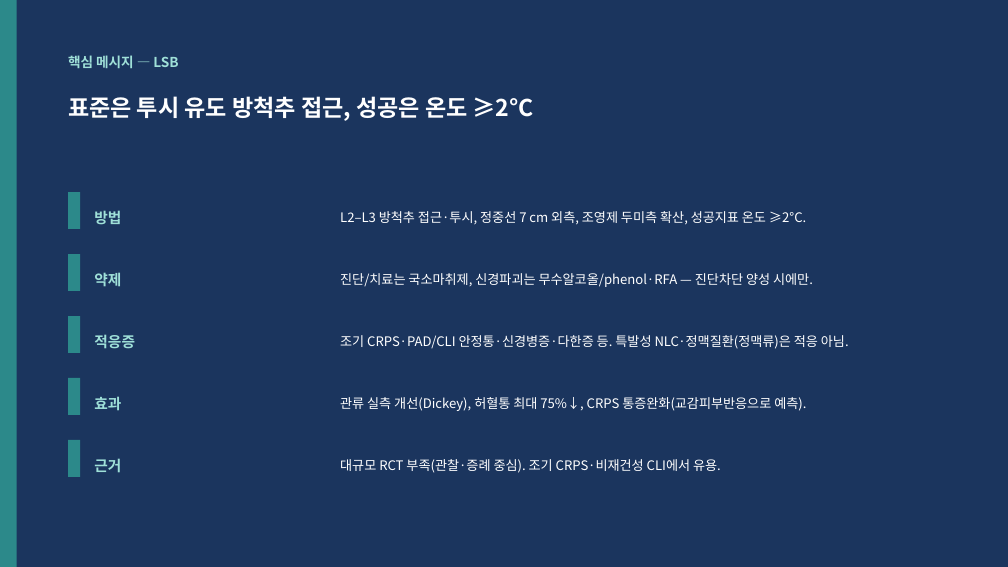
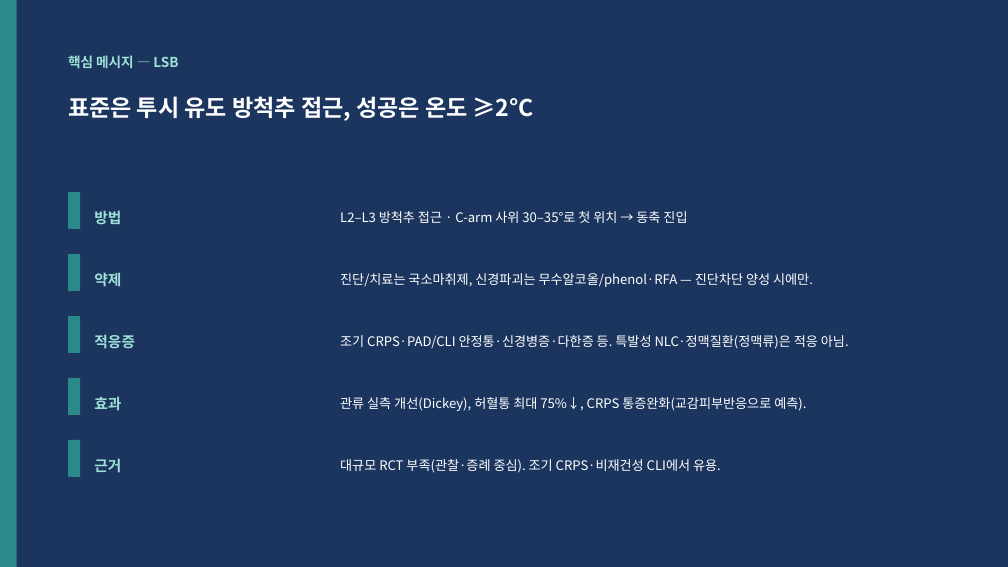
Before and after one commit to wonkeeparkos-pixel/ppt-work, a slide deck: slide 23 of 문헌고찰_NLC_RLS_LSB/03_LSB/LSB_발표.pptx. Drawn at 1008x567 pixels with LibreOffice and Linux fonts; fonts in the diff are those of the drawing. Boxes give left, top, right and bottom in pixels: in the first picture for what was removed or moved away, otherwise in the second. Text is boxed around its words. In the diff, an @@ line names an element or a change of style, - is before the commit and + after.

```diff
--- a/문헌고찰_NLC_RLS_LSB/03_LSB/LSB_발표.pptx
+++ b/문헌고찰_NLC_RLS_LSB/03_LSB/LSB_발표.pptx
@@ text at bbox=[340, 211, 687, 223]: text changed @@
-L2–L3 방척추 접근·투시, 정중선 7 cm 외측, 조영제 두미측 확산, 성공지표 온도 ≥2°C.
+L2–L3 방척추 접근 · C-arm 사위 30–35°로 첫 위치 → 동축 진입
```
Also in this commit, not shown: 1 other slide changed, 24 other files.
